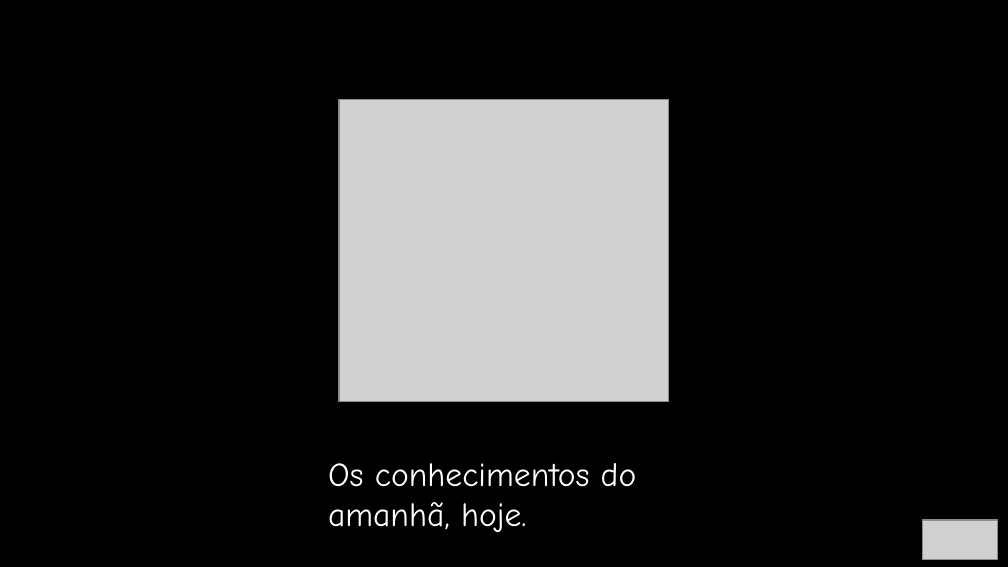
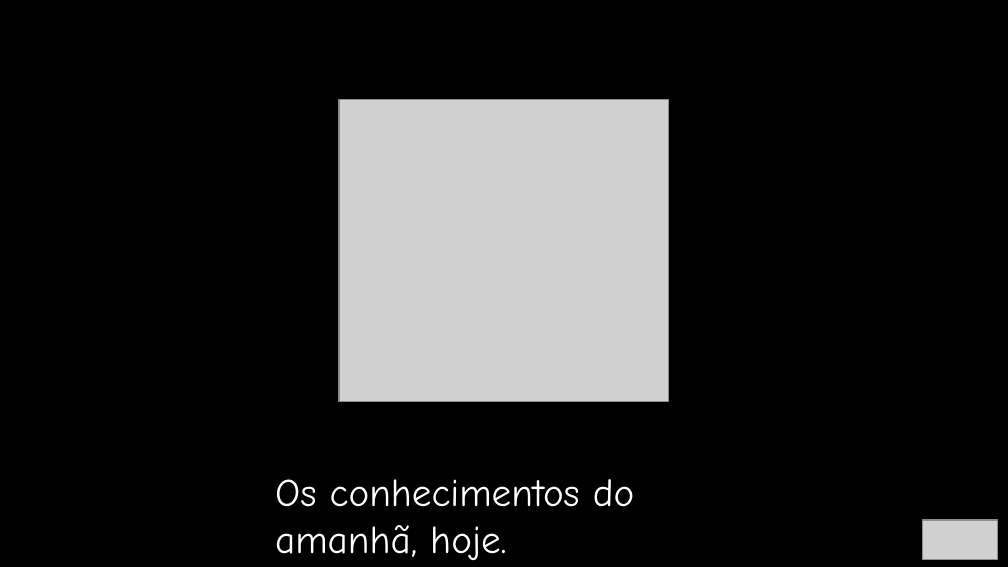
Before and after one commit to JuliaBudavicius/Gelis, a slide deck: slide 6 of Apresentação.pptx. Drawn at 1008x567 pixels with LibreOffice and Linux fonts; fonts in the diff are those of the drawing; grey boxes stand for pictures. Boxes give left, top, right and bottom in pixels: in the first picture for what was removed or moved away, otherwise in the second. Text is boxed around its words. In the diff, an @@ line names an element or a change of style, - is before the commit and + after.

```diff
--- a/Apresentação.pptx
+++ b/Apresentação.pptx
@@ text "Os conhecimentos do amanhã, hoje." moved from (x1=328, y1=463, x2=637, y2=532) to (x1=275, y1=479, x2=634, y2=560) @@
@@ text "Os conhecimentos do amanhã, hoje." at (x1=275, y1=479, x2=634, y2=560): size 24 to 28 pt @@
```
Also in this commit, not shown: 1 other slide changed.
